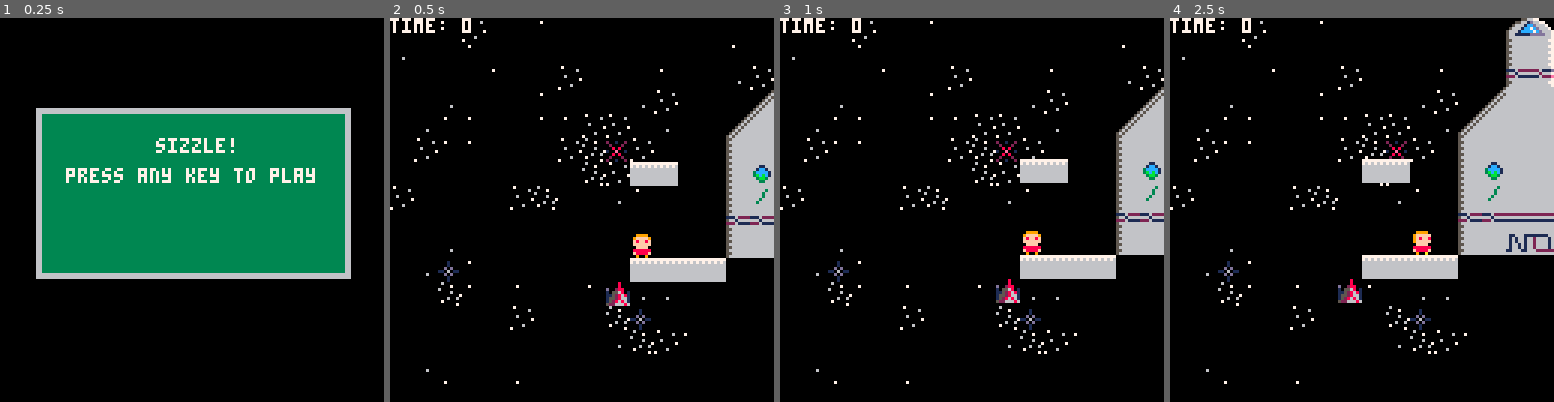
Above: before the commit, frames 1-4 (left to right).
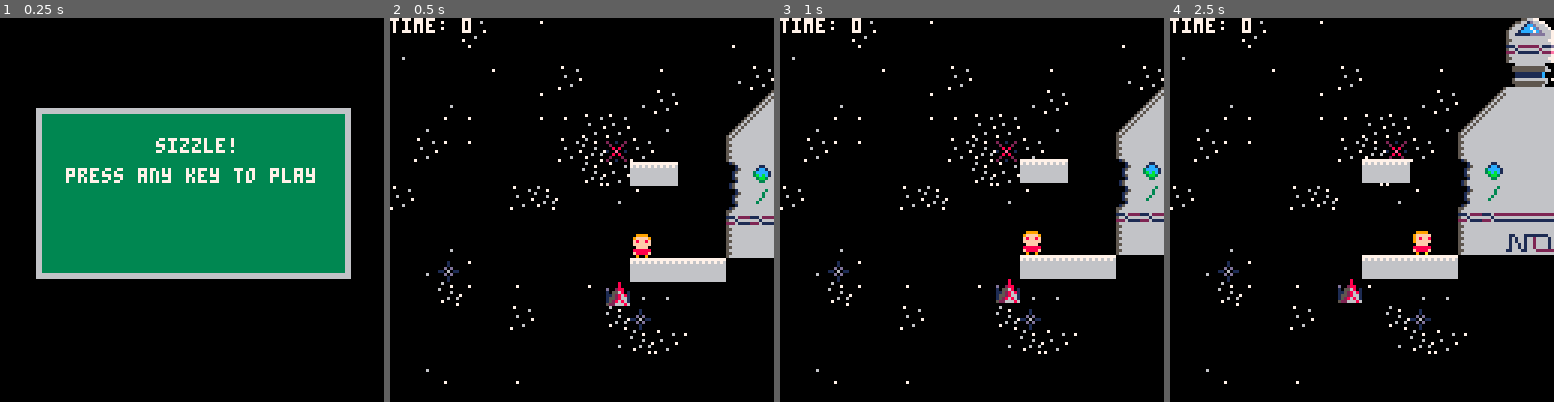
Above: after the commit, the same moments.

Repository: millwardesque/sizzle
Game: PICO-8 cartridge sizzle.p8
Same seed, same stepped clock (60 frames per second), same inputs: the game is played once before the commit and once after it.
Inputs:
- Up to frame 1 (0.25 s): no input
- Up to frame 2 (0.5 s): tap X (X key) at 0.33 s
- Up to frame 3 (1 s): tap O (Z key) at 0.7 s
- Up to frame 4 (2.5 s): tap X (X key) at 1.07, 1.85 s; hold Right 1.6-2.1 s; tap O (Z key) at 1.7, 2.1 s; hold Up 2.15-2.42 s; hold Right from 2.47 s (still down)

Frame 1 is identical in both runs. In frame 2, 0.4% of the frame differs, in the area x 87-92%, y 37-50%; in frame 3, 0.4%; in frame 4, 1.1%, in the area x 75-100%, y 7-50%.

Commit message:
More spacestation tiles.

Diff:
--- a/game.lua
+++ b/game.lua
@@ -13,7 +13,7 @@
 		cell_y = 0,
 		bg_x = 0,
 		bg_y = 16,
-		width = 16,
+		width = 32,
 		height = 16,
 		player_x = (40 * 8) + 8,
 		player_y = 3 * 128 / 4,
--- a/sizzle.p8
+++ b/sizzle.p8
@@ -16,7 +16,7 @@
 		cell_y = 0,
 		bg_x = 0,
 		bg_y = 16,
-		width = 16,
+		width = 32,
 		height = 16,
 		player_x = (40 * 8) + 8,
 		player_y = 3 * 128 / 4,
@@ -1519,7 +1519,7 @@
 
 
 __gff__
-0000000000000000000000000000000001010104080000000000000000000000020202020000000000000000000000000000000000000000000000000000000000000000000008000000000000000000000000000008080000000000000000000008080808040400000000000000000008080800080404000000000000000000
+0000000000000000000000000000000001010104080000000000000000000000020202020000000000000000000000000000000000000000000000000000000000000000000008000808000000000000000000000008080800000000000000000008080808040408000000000000000008080800080404080808000000000000
 0000000000000000000000000000000000000000000000000000000000000000000000000000000000000000000000000000000000000000000000000000000000000000000000000000000000000000000000000000000000000000000000000000000000000000000000000000000000000000000000000000000000000000
 __map__
 0000000000000000000000300000000000000000000000000000000000000000000000000000000000000000000000000000000000000000000000000000000000000000000000000000000000000000000000000000000000000000000000000000000000000000000000000000000000000000000000000000000000000000
@@ -1527,17 +1527,17 @@
 0000000000000000000000000000000000000000000000000000000000000000000000000000000000000000000000000000000000000000000000000000000000000000000000000000000000000000000000000000000000000000000000000000000000000000000000000000000000000000000000000000000000000000
 0000000000000000000000000000000000000000000000000000000000000000000000000000000000000000000000000000000000000000000000000000000000000000000000000000000000000000000000000000000000000000000000000000000000000000000000000000000000000000000000000000000000000000
 0000000000000000000000000000000000000000000000000000000000000000000000000000001300000000000000636400000000000000000000000000000000000000000000000000000000000000000000000000000000000000000000000000000000000000000000000000000000000000000000000000000000000000
-0000000000000000000000000000000000000000000000000000000000000000001000000000000000000000000000616200000000000000000000000000000000000000000000000000000000000000000000000000000000000000000000000000000000000000000000000000000000000000000000000000000000000000
-0000000000000000000000000000000014000000000000141400000000000000000000000000000000000000000000555600000000000000000000000000000000000000000000000000000000000000000000000000000000000000000000000000000000000000000000000000000000000000000000000000000000000000
+0000000000000000000000000000000000000000000000000000000000000000001000000000000000000000000000555600000000000000000000000000000000000000000000000000000000000000000000000000000000000000000000000000000000000000000000000000000000000000000000000000000000000000
+0000000000000000000000000000000014000000000000141400000000000000000000000000000000000000000000777800000000000000000000000000000000000000000000000000000000000000000000000000000000000000000000000000000000000000000000000000000000000000000000000000000000000000
 0000000000000000000000000000000014000000000000141400000010100000000000001010000000000000000071404072000000000000000000000000000000000000000000000000000000000000000000000000000000000000000000000000000000000000000000000000000000000000000000000000000000000000
 1400000000000000000000000013000014000000130000141400000000000000000000000000000000000000007170404074720000000000000000000000000000000000000000000000000000000000000000000000000000000000000000000000000000000000000000000000000000000000000000000000000000000000
-1400000000000014140000000014000014000000000000141400000000000000100000000000000000000000006140404040620000000000000000000000000000000000000000000000000000000000000000000000000000000000000000000000000000000000000000000000000000000000000000000000000000000000
-1400000000231010101000000014000014000000000000141400000000000000000000000000000000464600006144404045620000000000000000000000000000000000000000000000000000000000000000000000000000000000000000000000000000000000000000000000000000000000000000000000000000000000
-1400000000000000000000000014000014000000000000141400000000000000000010000000000000000000006160404040620000000000000000000000000000000000000000000000000000000000000000000000000000000000000000000000000000000000000000000000000000000000000000000000000000000000
-1400000000000010000000001014000014000000000000141400000000000010100000000000000000000000005551545454560065660000000000000000000000000000000000000000000000000000000000000000000000000000000000000000000000000000000000000000000000000000000000000000000000000000
-1400101000000010100000001014000014000000000010141400000010100000000000000000000000000000006140414243620075760000000000000000000000000000000000000000000000000000000000000000000000000000000000000000000000000000000000000000000000000000000000000000000000000000
-1400101010101010101010101014000014100000001010141414140000000000000000000000001400464646460000000000004646464600000000000000000000000000000000000000000000000000000000000000000000000000000000000000000000000000000000000000000000000000000000000000000000000000
-2021202021212120202121212020000020212121212121212121212121212121212121212121212121000000000000000000000000000021212100000000000000000000000000000000000000000000000000000000000000000000000000000000000000000000000000000000000000000000000000000000000000000000
+1400000000000014140000000014000014000000000000141400000000000000100000000000000000000000006140404040490000000000000000006566000000000000000000000000000000000000000000000000000000000000000000000000000000000000000000000000000000000000000000000000000000000000
+1400000000231010101000000014000014000000000000141400000000000000000000000000000000464600004844404045620000000000000000007576000000000000000000000000000000000000000000000000000000000000000000000000000000000000000000000000000000000000000000000000000000000000
+1400000000000000000000000014000014000000000000141400000000000000000010000000000000000000004860404040620000000000000000000000000000000000000000000000000000000000000000000000000000000000000000000000000000000000000000000000000000000000000000000000000000000000
+1400000000000010000000001014000014000000000000141400000000000010100000000000000000000000005551545454560000007146467200212121210000000000000000000000000000000000000000000000000000000000000000000000000000000000000000000000000000000000000000000000000000000000
+1400101000000010100000001014000014000000000010141400000010100000000000000000000000000000006140414243490000006147476200000000000000000000000000000000000000000000000000000000000000000000000000000000000000000000000000000000000000000000000000000000000000000000
+1400101010101010101010101014000014100000001010141414140000000000000000000000001400464646460000000000004646467040406200000000000000000000000000000000000000000000000000000000000000000000000000000000000000000000000000000000000000000000000000000000000000000000
+2021202021212120202121212020000020212121212121212121212121212121212121212121212121000000000000000000005757575757576700000000000000000000000000000000000000000000000000000000000000000000000000000000000000000000000000000000000000000000000000000000000000000000
 1b1b1b151b00181b000000000000000000000000000000000000000000000000000000000000000000000000000000000000000000000000000000000000000000000000000000000000000000000000000000000000000000000000000000000000000000000000000000000000000000000000000000000000000000000000
 191b1b181b00001b000000000000180000000000000000000000000000000000000000000000000000000000000000000000000000000000000000000000000000000000000000000000000000000000000000000000000000000000000000000000000000000000000000000000000000000000000000000000000000000000
 1b1b1b0018000015000000180000191500000000000000000000000000000000000000000000000000000000000000000000000000000000000000000000000000000000000000000000000000000000000000000000000000000000000000000000000000000000000000000000000000000000000000000000000000000000
Not shown, changed: 32 lines of the sprite sheet (__gfx__) section of sizzle.p8
Not shown, changed: readme.md
